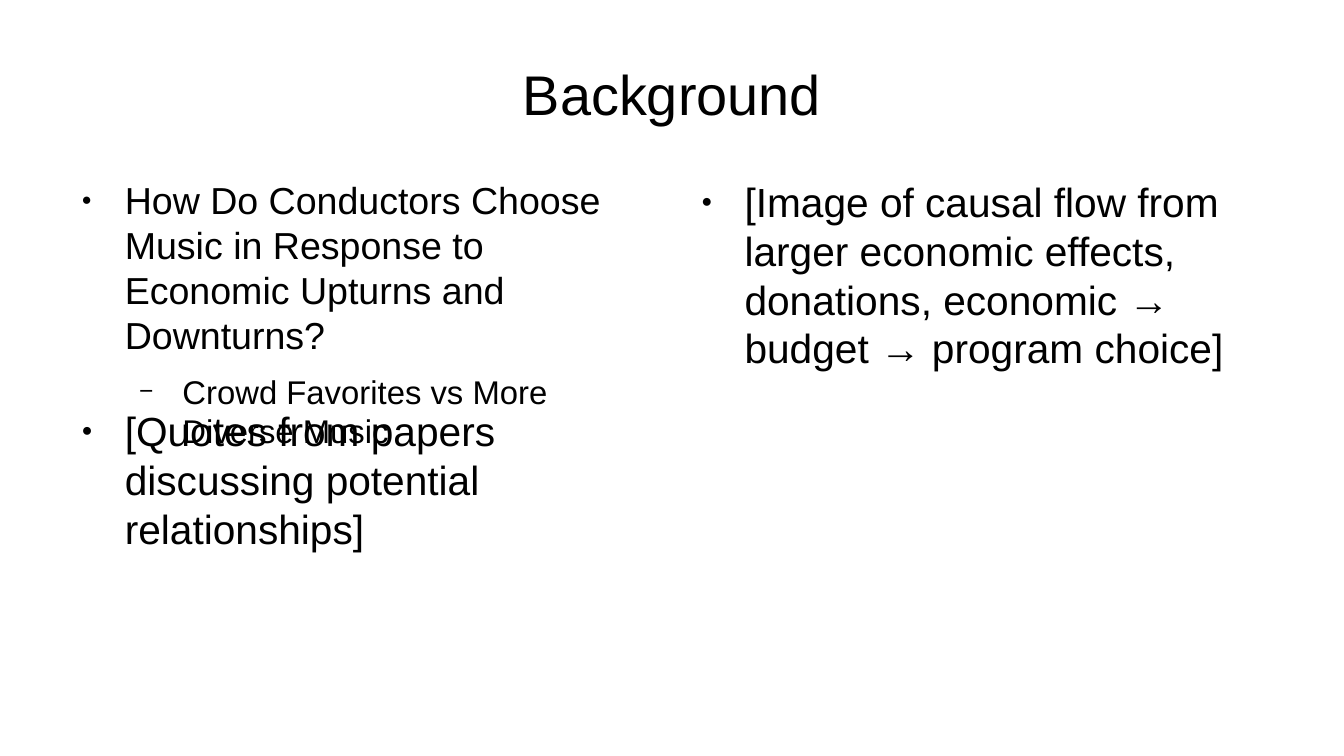
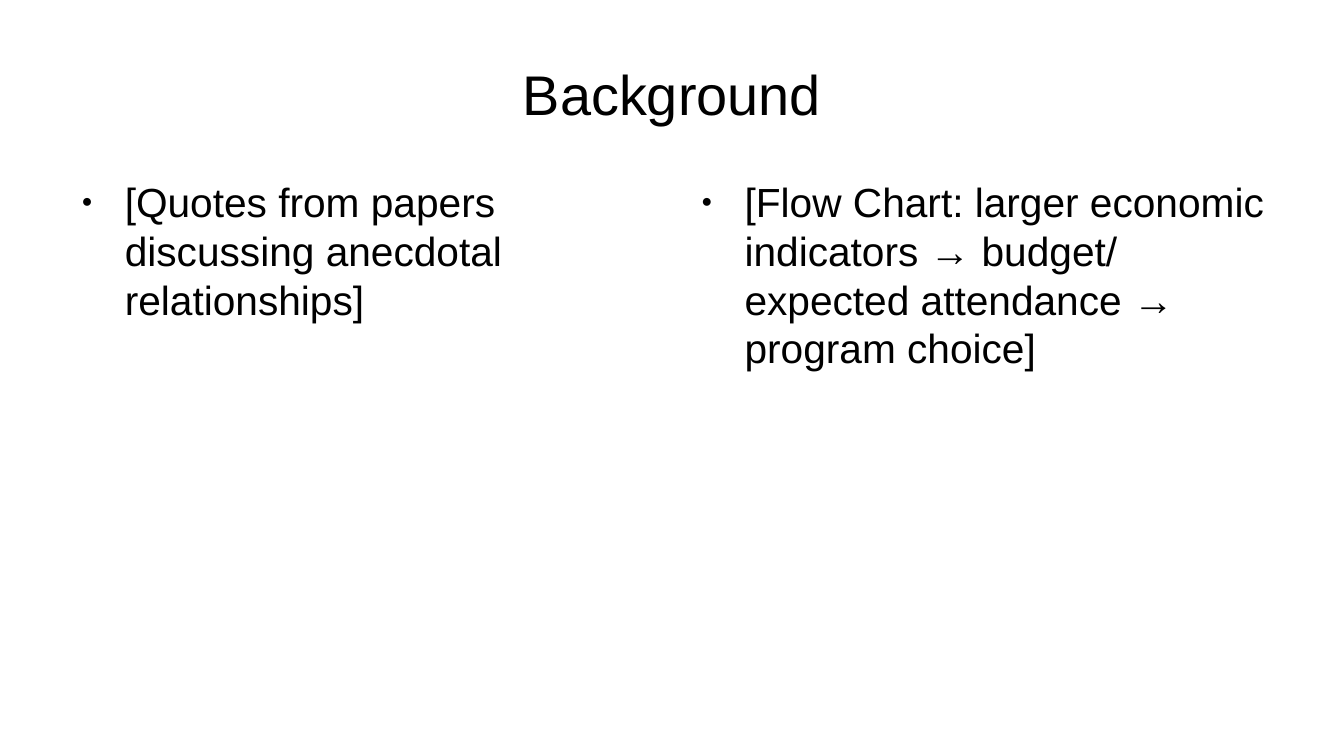
Before and after one commit to markcatalysis/ny_phil_selection, a slide deck: slide 2 of presentation/Capstone Presentation.odp. Drawn at 1344x756 pixels with LibreOffice and Linux fonts; fonts in the diff are those of the drawing. Boxes give left, top, right and bottom in pixels: in the first picture for what was removed or moved away, otherwise in the second. Text is boxed around its words. In the diff, an @@ line names an element or a change of style, - is before the commit and + after.

```diff
--- a/presentation/Capstone Presentation.odp
+++ b/presentation/Capstone Presentation.odp
@@ text at bbox=[125, 187, 502, 322]: text changed @@
-● [Quotes from papers discussing potential relationships]
+● [Quotes from papers discussing anecdotal relationships]
@@ text removed at bbox=[125, 186, 600, 450] @@
-● How Do Conductors Choose Music in Response to Economic Upturns and Downturns?
-  − Crowd Favorites vs More Diverse Music
@@ text at bbox=[745, 187, 1264, 371]: text changed @@
-● [Image of causal flow from larger economic effects, donations, economic → budget → program choice]
+● [Flow Chart: larger economic indicators → budget/ expected attendance → program choice]
```
Also in this commit, not shown: 6 other slides changed, 5 slides added, 2 slides removed, 2 other files.
